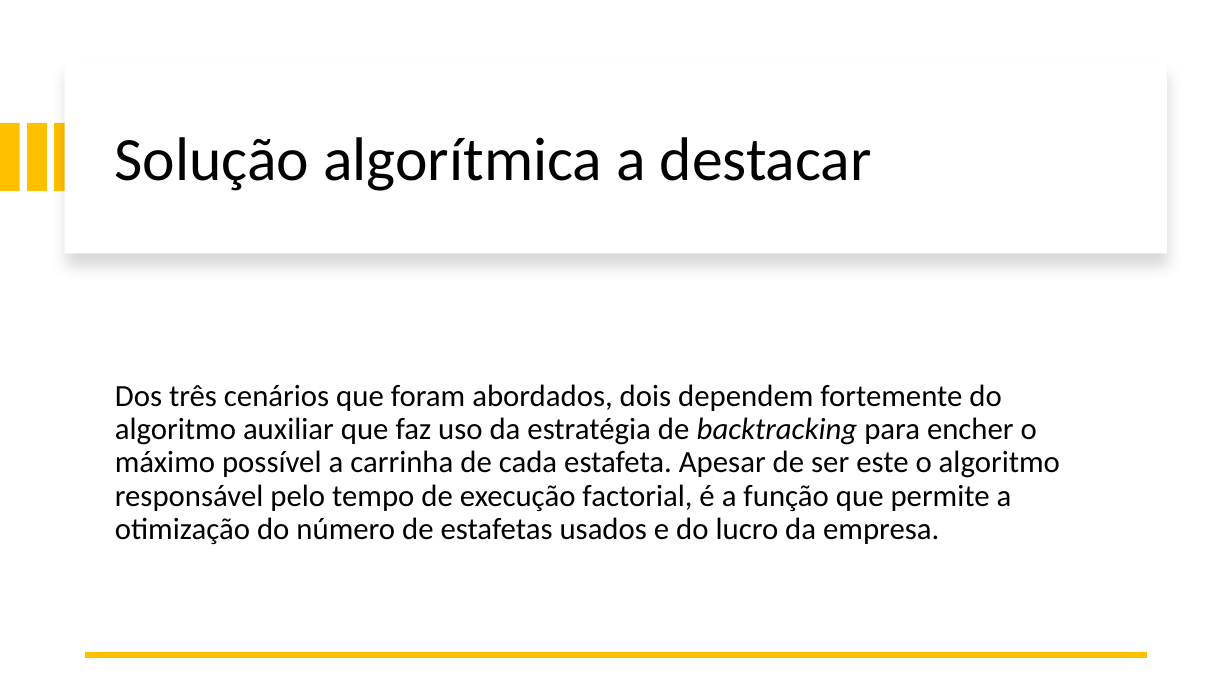
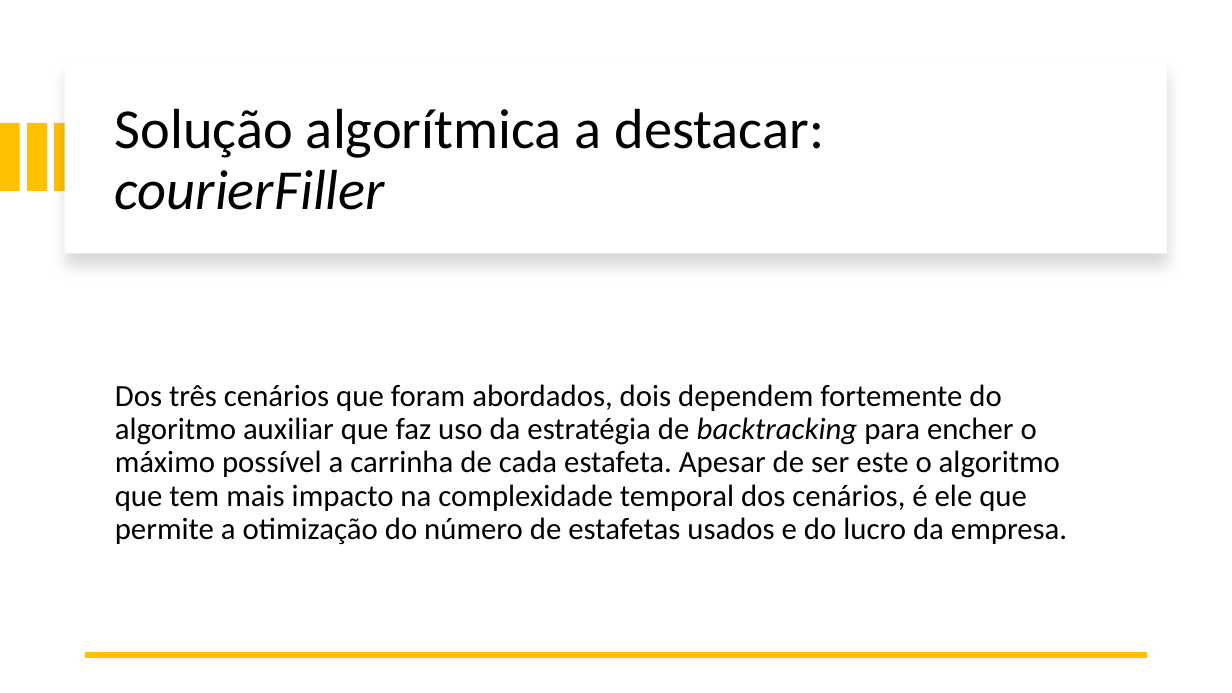
Before and after one commit to afs202005277/UrbanLogisticsOptimizer, a slide deck: slide 16 of Apresentacao.pptx. Drawn at 1232x693 pixels with LibreOffice and Linux fonts; fonts in the diff are those of the drawing. Boxes give left, top, right and bottom in pixels: in the first picture for what was removed or moved away, otherwise in the second. Text is boxed around its words. In the diff, an @@ line names an element or a change of style, - is before the commit and + after.

```diff
--- a/Apresentacao.pptx
+++ b/Apresentacao.pptx
@@ title at box(115, 108, 824, 210): text changed; size 48 to 44 pt @@
-Solução algorítmica a destacar
+Solução algorítmica a destacar: courierFiller
@@ text at box(115, 384, 1067, 544): text changed @@
-Dos três cenários que foram abordados, dois dependem fortemente do algoritmo auxiliar que faz uso da estratégia de backtracking para encher o máximo possível a carrinha de cada estafeta. Apesar de ser este o algoritmo responsável pelo tempo de execução factorial, é a função que permite a otimização do número de estafetas usados e do lucro da empresa.
+Dos três cenários que foram abordados, dois dependem fortemente do algoritmo auxiliar que faz uso da estratégia de backtracking para encher o máximo possível a carrinha de cada estafeta. Apesar de ser este o algoritmo que tem mais impacto na complexidade temporal dos cenários, é ele que permite a otimização do número de estafetas usados e do lucro da empresa.
```
Also in this commit, not shown: 7 other slides changed.
